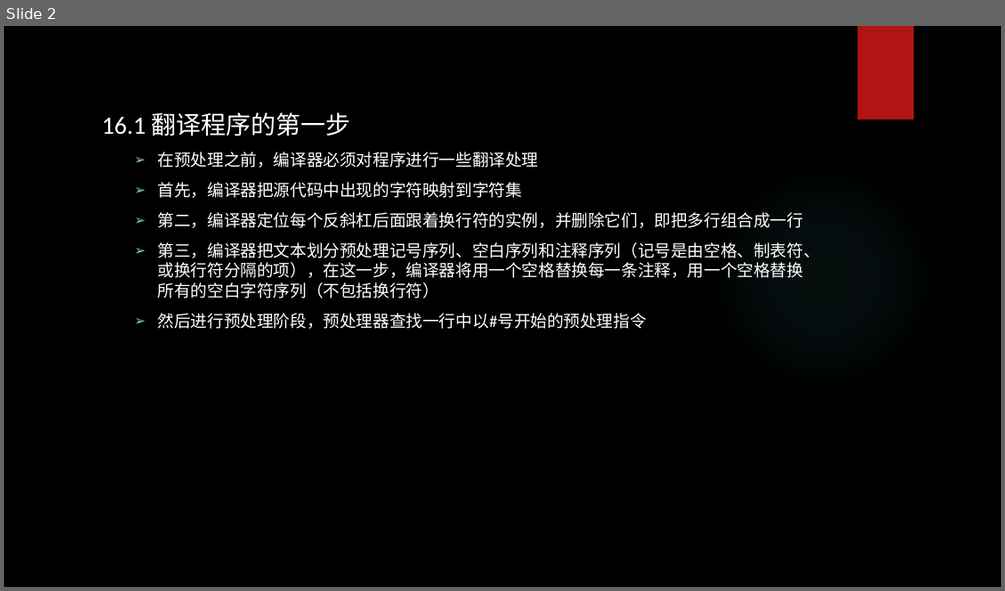
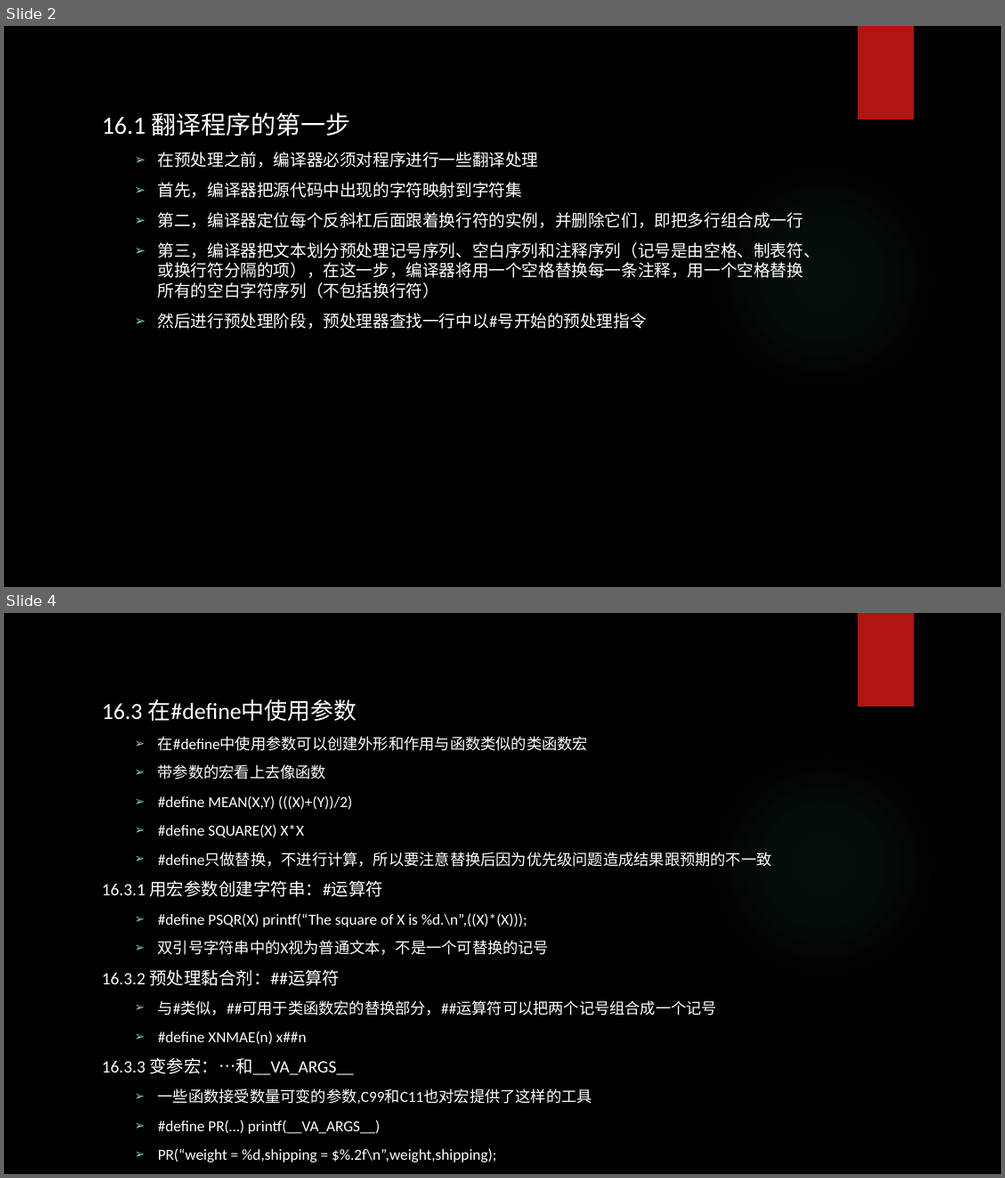
Before and after one commit to tsyin/c_ppt-code, a slide deck: PPT/16 C预处理器和C库.pptx. Shown one above the other, each under a label of ours: slide 2 before the commit, slides 2 and 4 after it; the slides between them are not shown. The pictures are 1005x591 and 1005x1178 pixels, drawn with LibreOffice and Linux fonts; fonts in the diff are those of the drawing; background and template pictures are left out. Boxes give left, top, right and bottom in pixels: in the first picture for what was removed or moved away, otherwise in the second. Text is boxed around its words. In the diff, an @@ line names an element or a change of style, - is before the commit and + after.

```diff
--- a/PPT/16 C预处理器和C库.pptx
+++ b/PPT/16 C预处理器和C库.pptx
@@ slide 4 added at [4, 613, 1001, 1174], background picture (left out); not listed: 2 template elements that a slide beside it also shows @@
@@ text added at [102, 699, 772, 1134], 14.8 pt, text #FFFFFF @@
+16.3 在#define中使用参数
+  ➢ 在#define中使用参数可以创建外形和作用与函数类似的类函数宏
+  ➢ 带参数的宏看上去像函数
+  ➢ #define MEAN(X,Y) (((X)+(Y))/2)
+  ➢ #define SQUARE(X) X*X
+  ➢ #define只做替换，不进行计算，所以要注意替换后因为优先级问题造成结果跟预期的不一致
+16.3.1 用宏参数创建字符串：#运算符
+  ➢ #define PSQR(X) printf(“The square of X is %d.\n”,((X)*(X)));
+  ➢ 双引号字符串中的X视为普通文本，不是一个可替换的记号
+16.3.2 预处理黏合剂：##运算符
+  ➢ 与#类似，##可用于类函数宏的替换部分，##运算符可以把两个记号组合成一个记号
+  ➢ #define XNMAE(n) x##n
+16.3.3 变参宏：…和__VA_ARGS__
+  ➢ 一些函数接受数量可变的参数,C99和C11也对宏提供了这样的工具
+  ➢ #define PR(…) printf(__VA_ARGS__)
+  ➢ PR(“weight = %d,shipping = $%.2f\n”,weight,shipping);
```
Also in this commit, not shown: 1 slide changed, 4 other slides added.
